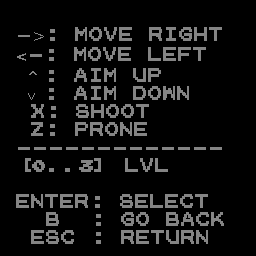
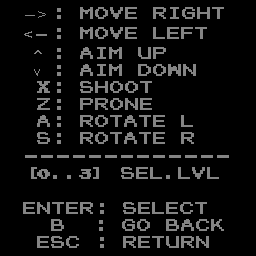
Layer changes from the first w=256, h=256 image to the second:
renamed "->: MOVE RIGHT ..." to "-> : MOVE RIGHT ...", painted on it over [16, 7, 229, 248]
